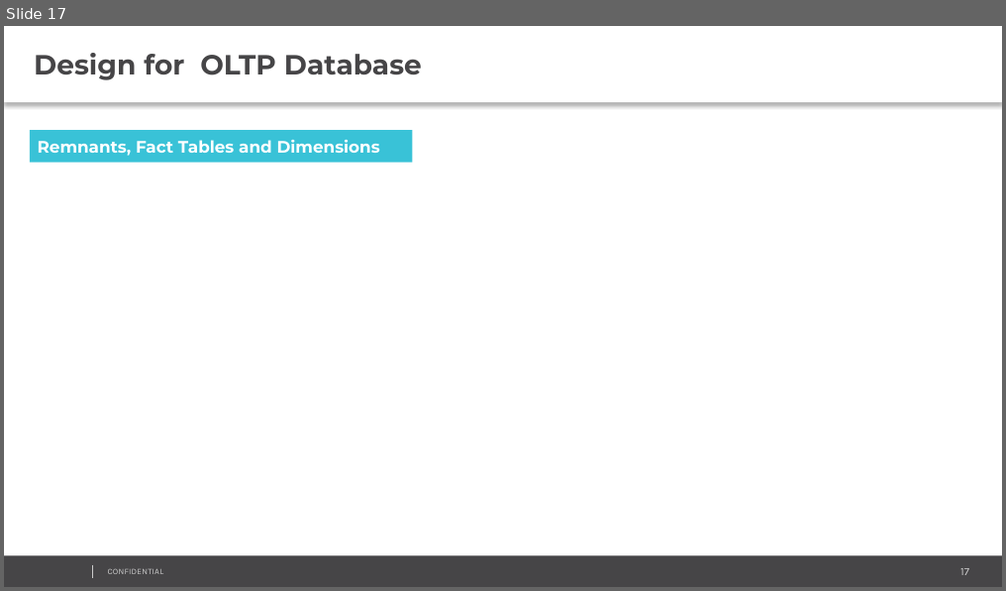
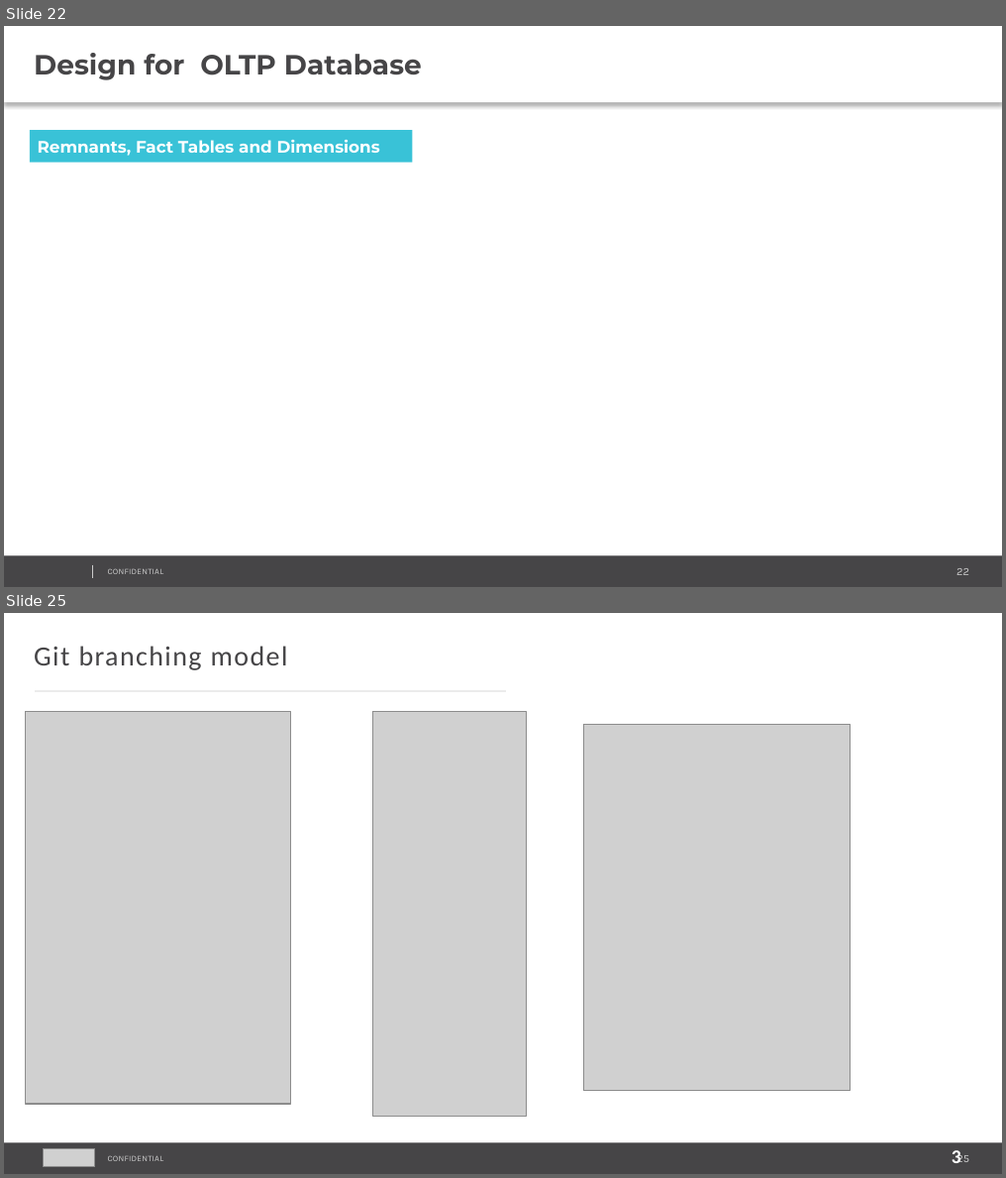
Before and after one commit to AndreyQC/MSBI.Lab, a slide deck: MSBI.Lecture.07/MSBI.Dev.S19E07.pptx. Shown one above the other, each under a label of ours: slide 17 before the commit, slides 22 and 25 after it; the slides between them are not shown. The pictures are 1006x591 and 1006x1178 pixels, drawn with LibreOffice and Linux fonts; fonts in the diff are those of the drawing; grey boxes stand for pictures; background and template pictures are left out. Boxes give left, top, right and bottom in pixels: in the first picture for what was removed or moved away, otherwise in the second. Text is boxed around its words. In the diff, an @@ line names an element or a change of style, - is before the commit and + after.

```diff
--- a/MSBI.Lecture.07/MSBI.Dev.S19E07.pptx
+++ b/MSBI.Lecture.07/MSBI.Dev.S19E07.pptx
@@ slide 25 added at [4, 613, 1002, 1174], background #FFFFFF; not listed: 4 template elements that a slide beside it also shows @@
@@ text added at [34, 646, 288, 670], 20 pt, text #464547 @@
+Git branching model
@@ line added from (34, 691) to (506, 691), #EBEBEB 1.5 pt @@
@@ picture added at [25, 712, 290, 1105] @@
@@ picture added at [373, 712, 527, 1117] @@
@@ picture added at [584, 725, 850, 1091] @@
@@ picture added at [43, 1149, 94, 1166] @@
@@ text added at [951, 1151, 961, 1163], 14 pt, text #FFFFFF, bold @@
+3
@@ what was slide 17 is now slide 22 @@
@@ page number at [956, 569, 969, 575]: text changed @@
-17
+22
```
Also in this commit, not shown: 1 slide changed, 9 other slides added, 2 slides removed, 10 other files.
